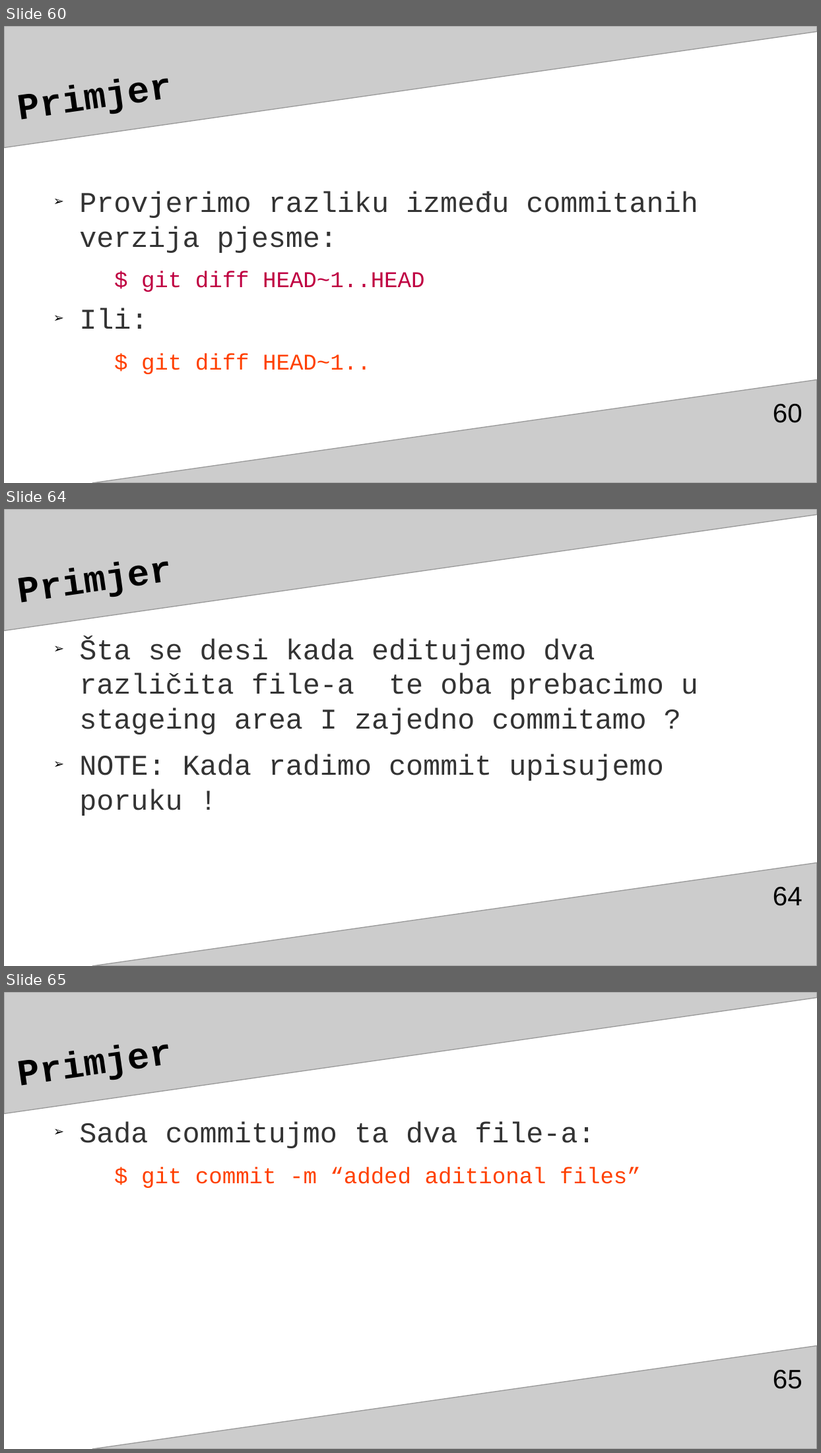
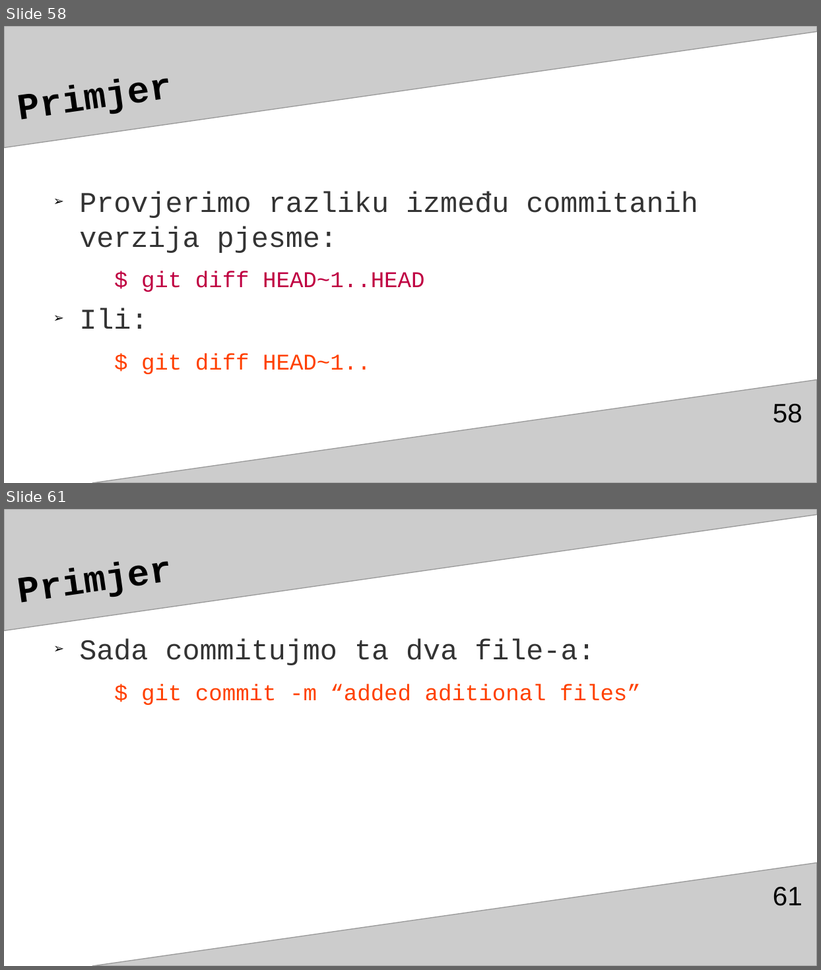
Before and after one commit to adnannukic/prezentacija-za-TSI, a slide deck: gitGitHubAdnanNukićPrez3.odp. Shown one above the other, each under a label of ours: slides 60, 64 and 65 before the commit, slides 58 and 61 after it; the slides between them are not shown. The pictures are 821x1453 and 821x970 pixels, drawn with LibreOffice and Linux fonts; fonts in the diff are those of the drawing. Boxes give left, top, right and bottom in pixels: in the first picture for what was removed or moved away, otherwise in the second. Text is boxed around its words. In the diff, an @@ line names an element or a change of style, - is before the commit and + after.

```diff
--- a/gitGitHubAdnanNukićPrez3.odp
+++ b/gitGitHubAdnanNukićPrez3.odp
@@ slide 64 removed at <box>4,509,817,966</box>, background #FFFFFF; not listed: 2 template elements that a slide beside it also shows @@
@@ title removed at <box>13,509,742,625</box> @@
-Primjer
@@ text removed at <box>79,639,698,816</box> @@
-➢ Šta se desi kada editujemo dva različita file-a te oba prebacimo u stageing area I zajedno commitamo ?
-➢ NOTE: Kada radimo commit upisujemo poruku !
@@ page number removed at <box>773,887,803,906</box> @@
-64
@@ what was slide 60 is now slide 58 @@
@@ page number at <box>773,404,803,423</box>: text changed @@
-60
+58
@@ what was slide 65 is now slide 61 @@
@@ page number at <box>773,887,803,906</box>: text changed @@
-65
+61
```
Also in this commit, not shown: 12 slides changed, 4 slides added, 2 other slides removed.
